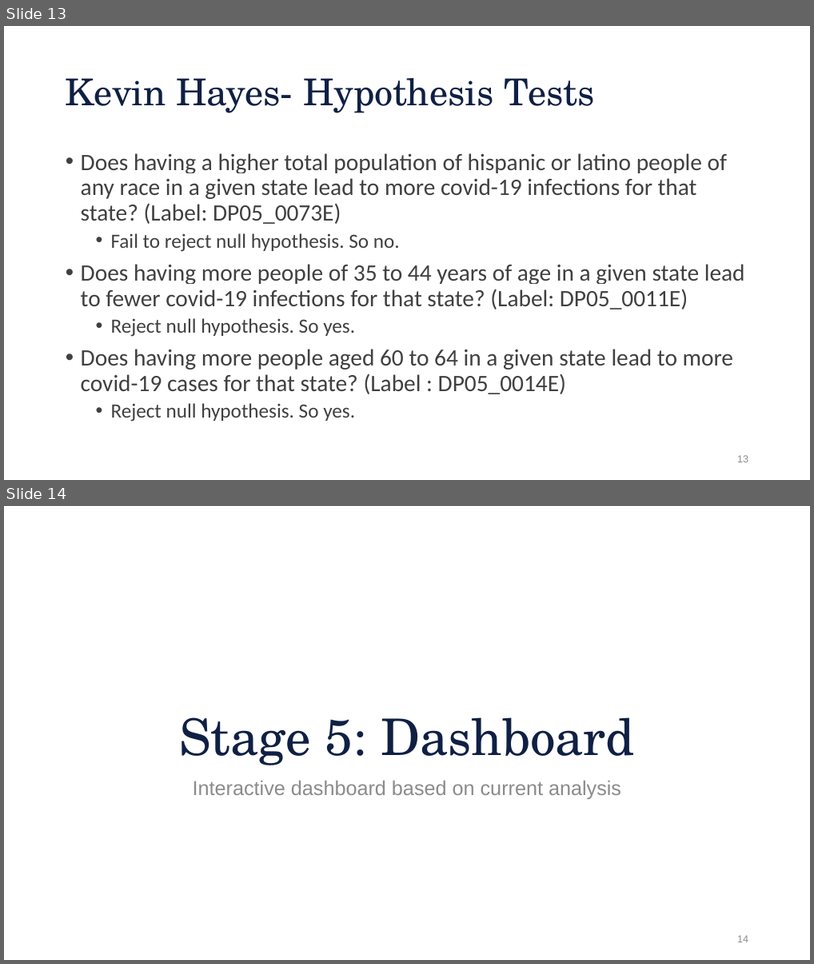
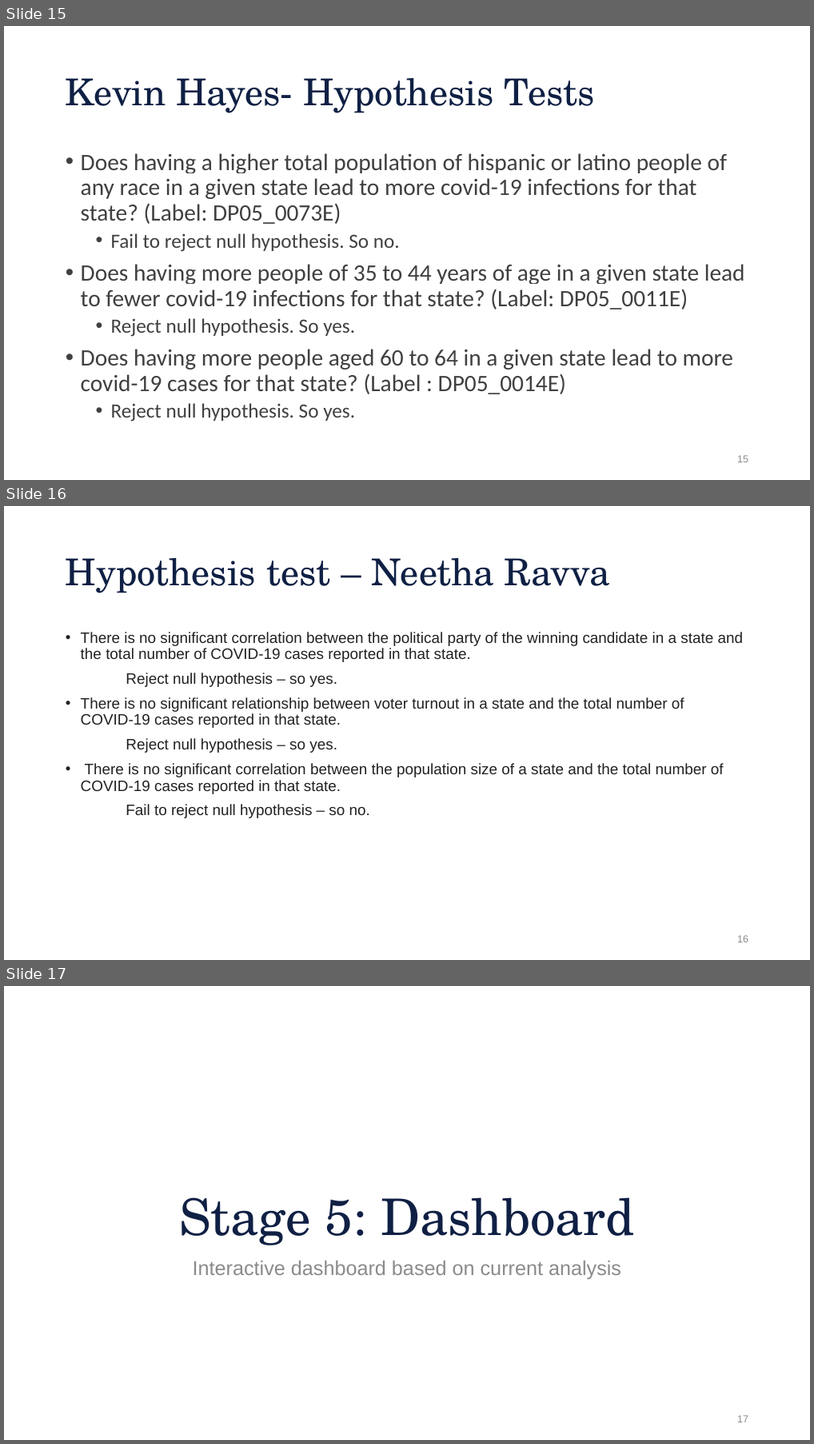
Before and after one commit to aiwayemi/Group-1, a slide deck: ProjPresentation.pptx. Shown one above the other, each under a label of ours: slides 13 and 14 before the commit, slides 15, 16 and 17 after it. The pictures are 814x964 and 814x1444 pixels, drawn with LibreOffice and Linux fonts; fonts in the diff are those of the drawing; background and template pictures are left out. Boxes give left, top, right and bottom in pixels: in the first picture for what was removed or moved away, otherwise in the second. Text is boxed around its words. In the diff, an @@ line names an element or a change of style, - is before the commit and + after.

```diff
--- a/ProjPresentation.pptx
+++ b/ProjPresentation.pptx
@@ slide 16 added at (4,506,810,960), background #FFFFFF @@
@@ title added at (66,558,610,593), 44 pt, text #0F2044 @@
+Hypothesis test – Neetha Ravva
@@ text added at (81,632,744,818), 18 pt, text #212121 @@
+• There is no significant correlation between the political party of the winning candidate in a state and the total number of COVID-19 cases reported in that state.
+Reject null hypothesis – so yes.
+• There is no significant relationship between voter turnout in a state and the total number of COVID-19 cases reported in that state.
+Reject null hypothesis – so yes.
+• There is no significant correlation between the population size of a state and the total number of COVID-19 cases reported in that state.
+Fail to reject null hypothesis – so no.
@@ page number added at (738,935,749,942), 12 pt, text #8C8C8C @@
+16
@@ what was slide 13 is now slide 15 @@
@@ page number at (738,455,749,462): text changed @@
-13
+15
@@ what was slide 14 is now slide 17 @@
@@ page number at (738,1415,749,1422): text changed @@
-14
+17
```
Also in this commit, not shown: 2 other slides added.
